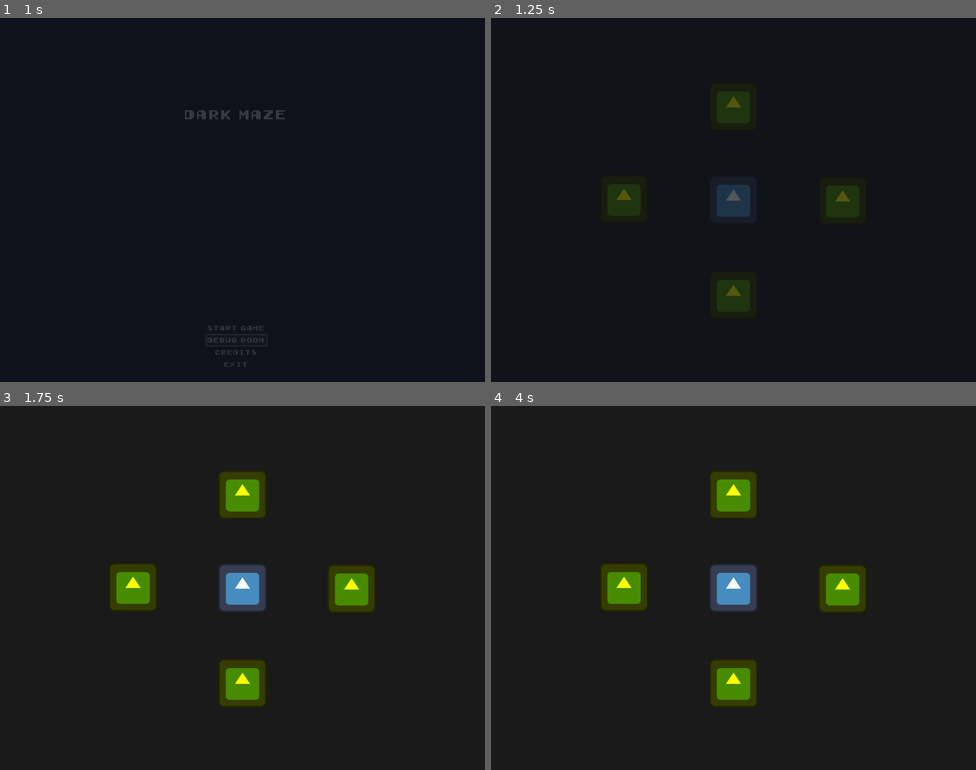
Above: before the commit, frames 1-4 (two rows, left to right).
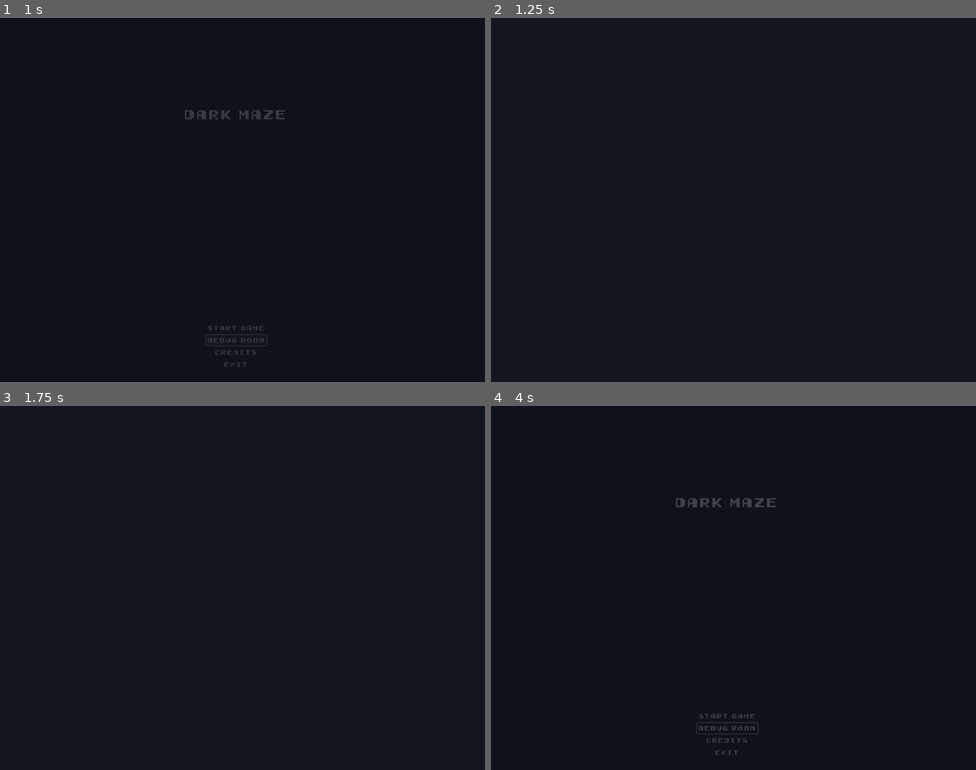
Above: after the commit, the same moments.

Repository: SimoneTomasella2002/DarkMaze
Game: Godot game, scene res://scenes/ui/menus/main_menu/main_menu.tscn
The game is run twice, just before and just after one commit, with the same random seed, the same clock (stepped at 60 frames per second) and the same inputs. The engine's default icon, where the game draws it, is replaced by a stand-in: a white triangle on a blue panel in a dark square.
Inputs (mouse positions are in pixels of both pictures, inside the frame that each line leads up to):
- Up to frame 1 (1 s): click "Debug Room" at 0.5 s
- Up to frame 2 (1.25 s): no input
- Up to frame 3 (1.75 s): click (237, 740) at 1.25 s, where only the run after the commit has a clickable "Credits"
- Up to frame 4 (4 s): click (728, 715) at 2 s, where only the run after the commit has a clickable "Start Game"; click (728, 715) at 2.75 s, where only the run after the commit has a clickable "Start Game"; tap Enter at 3.5 s; hold Right (right) from 3.53 s (still down)

Frame 1 is identical in both runs. In frame 2, 3.0% of the frame differs, in the area x 24-76%, y 20-81%; in frame 3, 6.4%; in frame 4, 6.7%, in the area x 22-78%, y 17-96%.
Error before the commit: Parse Error: Member "velocity" redefined (original in native class 'CharacterBody2D') (res://entities/player/player.gd:8)
Error after the commit: Invalid access to property or key 'finished' on a base object of type 'AnimationPlayer'. (res://scenes/transitions/fade_transition.gd:15)

Commit message:
Correction made in fade_transition.gd
await animation_player.finished invece di await animation_player.animation_finished perché bisogna utilizzare un signal al completamento di un animazione

Diff:
--- a/scenes/transitions/fade_transition.gd
+++ b/scenes/transitions/fade_transition.gd
@@ -12,12 +12,12 @@
 
 func load_scene(next_scene:String) -> void:
 	animation_player.play("fade")
-	await animation_player.animation_finished
+	await animation_player.finished
 	get_tree().change_scene_to_file(next_scene)
 	animation_player.play_backwards("fade")
 
 func reload_scene() -> void:
 	animation_player.play("fade")
-	await animation_player.animation_finished
+	await animation_player.finished
 	get_tree().reload_current_scene()
 	animation_player.play_backwards("fade")
